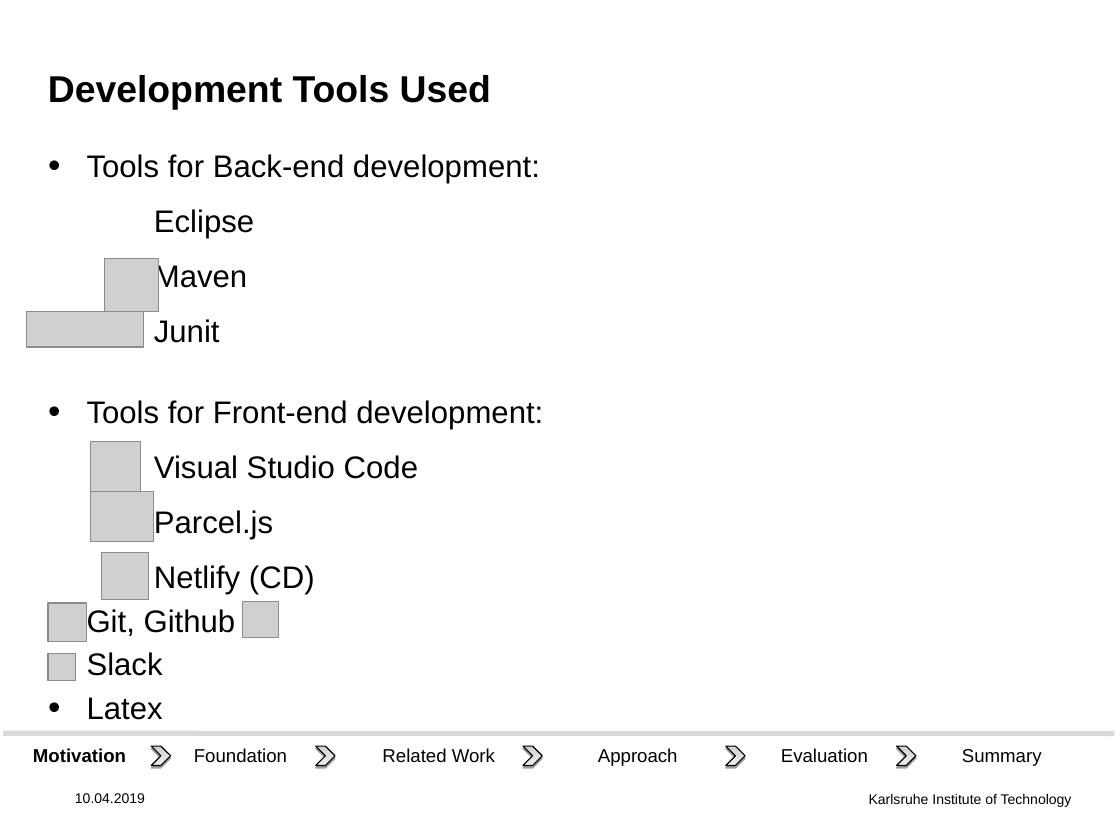
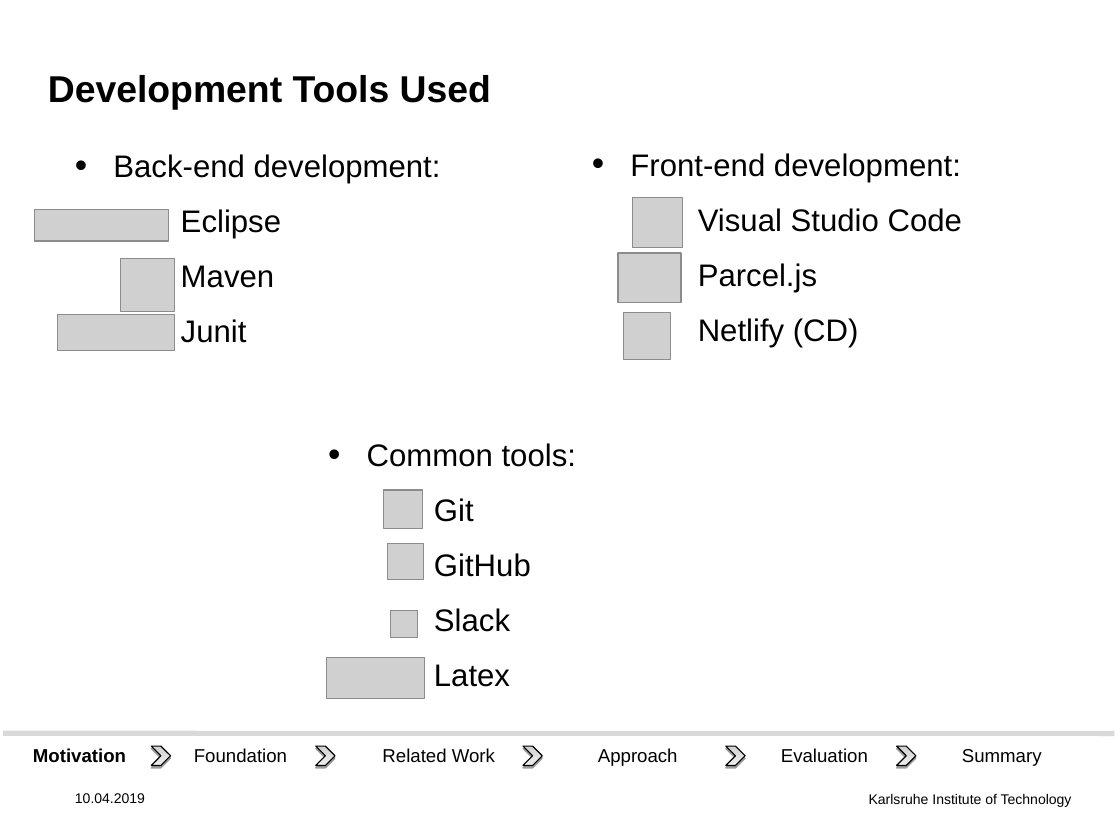
Before and after one commit to DHSTTOS/documents, a slide deck: slide 17 of final_presentation/final-pres3.odp (slide 18 before the commit). Drawn at 1120x840 pixels with LibreOffice and Linux fonts; fonts in the diff are those of the drawing; grey boxes stand for pictures; background and template pictures are left out. Boxes give left, top, right and bottom in pixels: in the first picture for what was removed or moved away, otherwise in the second. Text is boxed around its words. In the diff, an @@ line names an element or a change of style, - is before the commit and + after.

Commit message:
Rearrange development tools. Represent "Client" in diagram as half-half.

```diff
--- a/final_presentation/final-pres3.odp
+++ b/final_presentation/final-pres3.odp
@@ text "Back-end development:": place and size @@
-text "Back-end development:" at box(87, 154, 543, 720)
+text "Back-end development:" at box(113, 154, 441, 343)
@@ text at box(113, 154, 441, 184): text changed @@
-• Tools for Back-end development:
+• Back-end development:
@@ text added at box(630, 153, 962, 347), 20 pt, text #000000 @@
+• Front-end development:
+  Visual Studio Code
+  Parcel.js
+  Netlify (CD)
@@ picture added at box(34, 209, 168, 241) @@
@@ picture: place and size @@
-picture at box(91, 441, 141, 492)
+picture at box(633, 197, 683, 248)
@@ picture: place and size @@
-picture at box(104, 259, 159, 311)
+picture at box(120, 259, 175, 311)
@@ picture: place and size @@
-picture at box(91, 492, 153, 541)
+picture at box(618, 253, 681, 302)
@@ picture: place and size @@
-picture at box(27, 311, 144, 347)
+picture at box(57, 315, 175, 351)
@@ picture: place and size @@
-picture at box(102, 553, 149, 600)
+picture at box(624, 312, 671, 360)
@@ text at box(87, 400, 543, 720): paragraphs removed @@
-• Tools for Front-end development:
-  Visual Studio Code
-  Parcel.js
-  Netlify (CD)
-Git, Github
-Slack
-• Latex
@@ text added at box(367, 443, 576, 687), 20 pt, text #000000 @@
+• Common tools:
+  Git
+  GitHub
+  Slack
+  Latex
@@ picture: place and size @@
-picture at box(48, 603, 86, 641)
+picture at box(384, 491, 422, 529)
@@ picture: place and size @@
-picture at box(242, 601, 278, 637)
+picture at box(388, 544, 423, 580)
@@ picture: place and size @@
-picture at box(48, 653, 75, 680)
+picture at box(391, 610, 418, 637)
@@ picture added at box(326, 657, 424, 699) @@
```
Also in this commit, not shown: 8 other slides changed, 1 slide removed, 1 other file.
